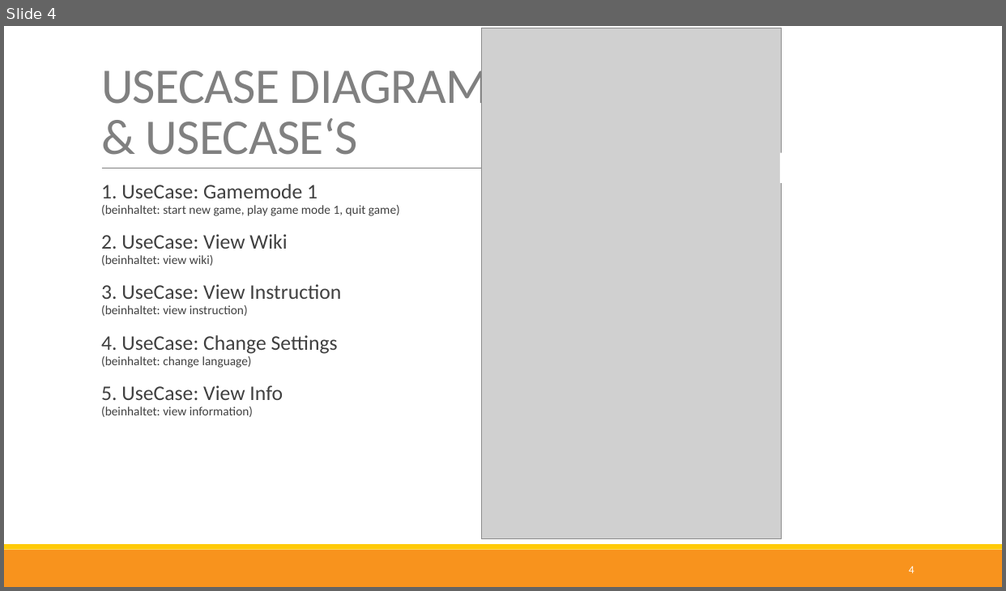
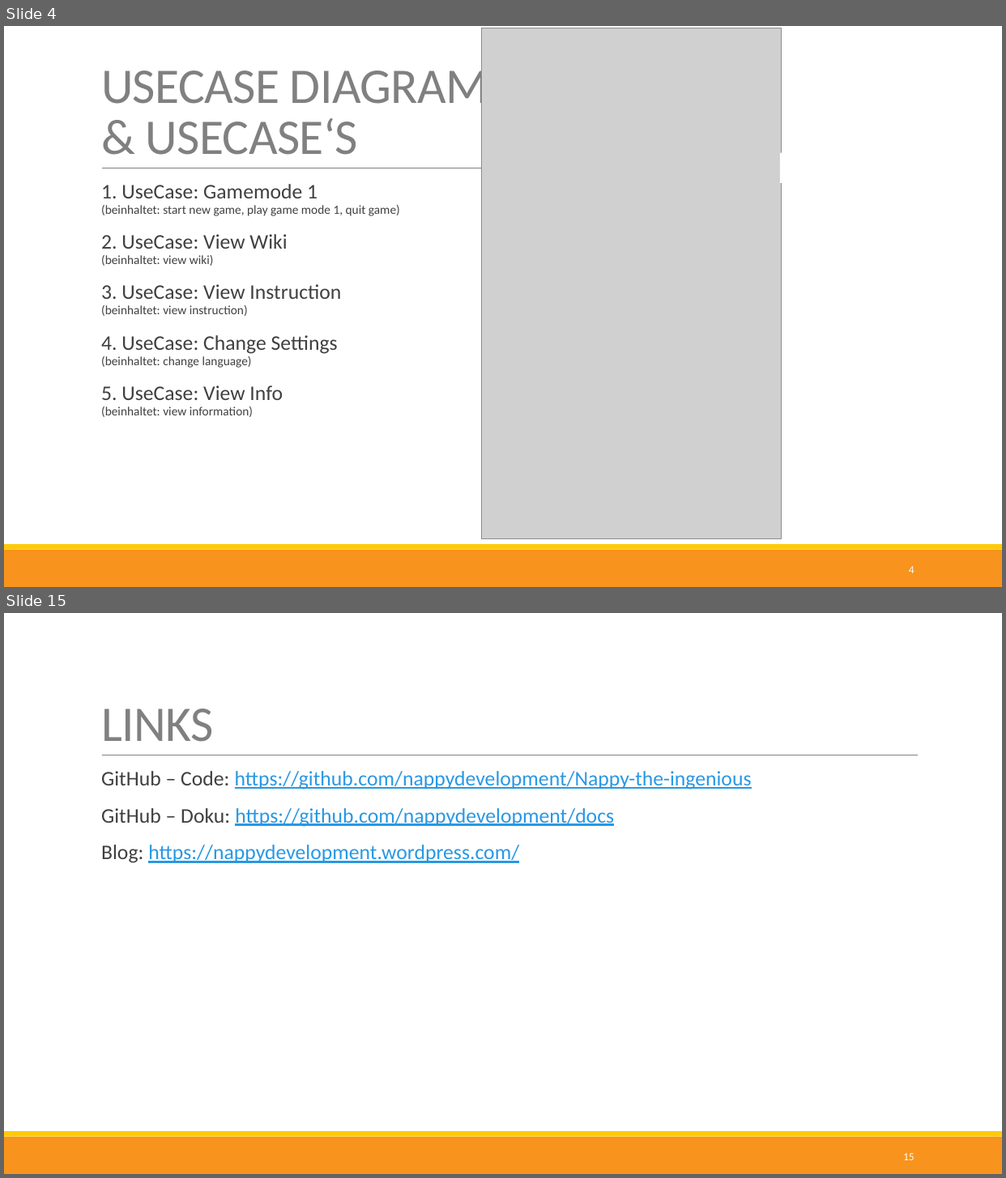
Before and after one commit to nappydevelopment/Nappy-the-ingenious-docs, a slide deck: Midterm-PPP.pptx. Shown one above the other, each under a label of ours: slide 4 before the commit, slides 4 and 15 after it; the slides between them are not shown. The pictures are 1006x591 and 1006x1178 pixels, drawn with LibreOffice and Linux fonts; fonts in the diff are those of the drawing; grey boxes stand for pictures. Boxes give left, top, right and bottom in pixels: in the first picture for what was removed or moved away, otherwise in the second. Text is boxed around its words. In the diff, an @@ line names an element or a change of style, - is before the commit and + after.

```diff
--- a/Midterm-PPP.pptx
+++ b/Midterm-PPP.pptx
@@ slide 15 added at (4, 613, 1002, 1174), background #FFFFFF; not listed: 3 template elements that a slide beside it also shows @@
@@ title added at (101, 709, 213, 742), 48 pt, text #808080 @@
+LINKS
@@ text added at (101, 771, 752, 863), 20 pt, text #2998E3, underline @@
+  GitHub – Code: https://github.com/nappydevelopment/Nappy-the-ingenious
+  GitHub – Doku: https://github.com/nappydevelopment/docs
+  Blog: https://nappydevelopment.wordpress.com/
@@ page number added at (903, 1153, 914, 1161), 10.5 pt, text #FFFFFF @@
+15
```
Also in this commit, not shown: 5 slides changed, 6 other slides added, 3 slides removed, 1 other file.
